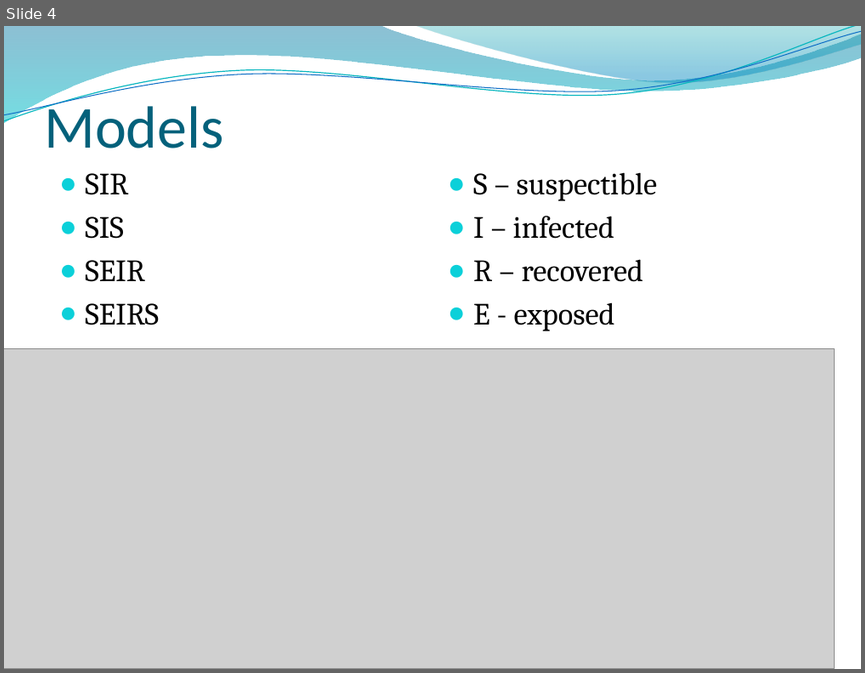
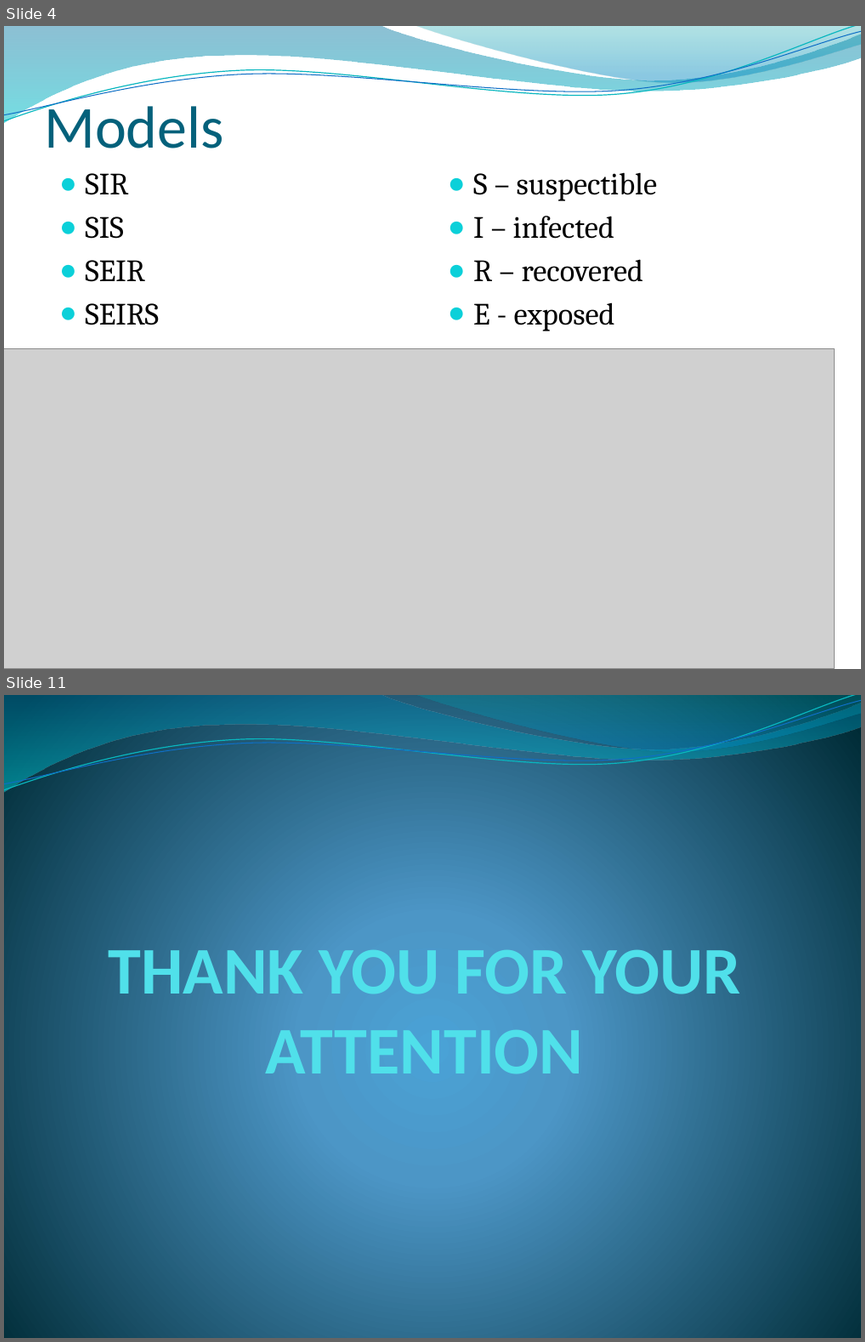
Before and after one commit to Dylek/AgentProject, a slide deck: doku/Presentation.pptx. Shown one above the other, each under a label of ours: slide 4 before the commit, slides 4 and 11 after it; the slides between them are not shown. The pictures are 865x673 and 865x1342 pixels, drawn with LibreOffice and Linux fonts; fonts in the diff are those of the drawing; grey boxes stand for pictures; background and template pictures are left out. Boxes give left, top, right and bottom in pixels: in the first picture for what was removed or moved away, otherwise in the second. Text is boxed around its words. In the diff, an @@ line names an element or a change of style, - is before the commit and + after.

```diff
--- a/doku/Presentation.pptx
+++ b/doku/Presentation.pptx
@@ slide 11 added at [4, 695, 861, 1338], background gradient #4AA0D6 to #4C98C7 to #002C38; not listed: 4 template elements that a slide beside it also shows @@
@@ title added at [108, 938, 740, 1073], 56 pt, text #51E0EA, bold @@
+THANK YOU FOR YOUR ATTENTION
```
Also in this commit, not shown: 2 slides changed, 4 other slides added, 18 other files.
